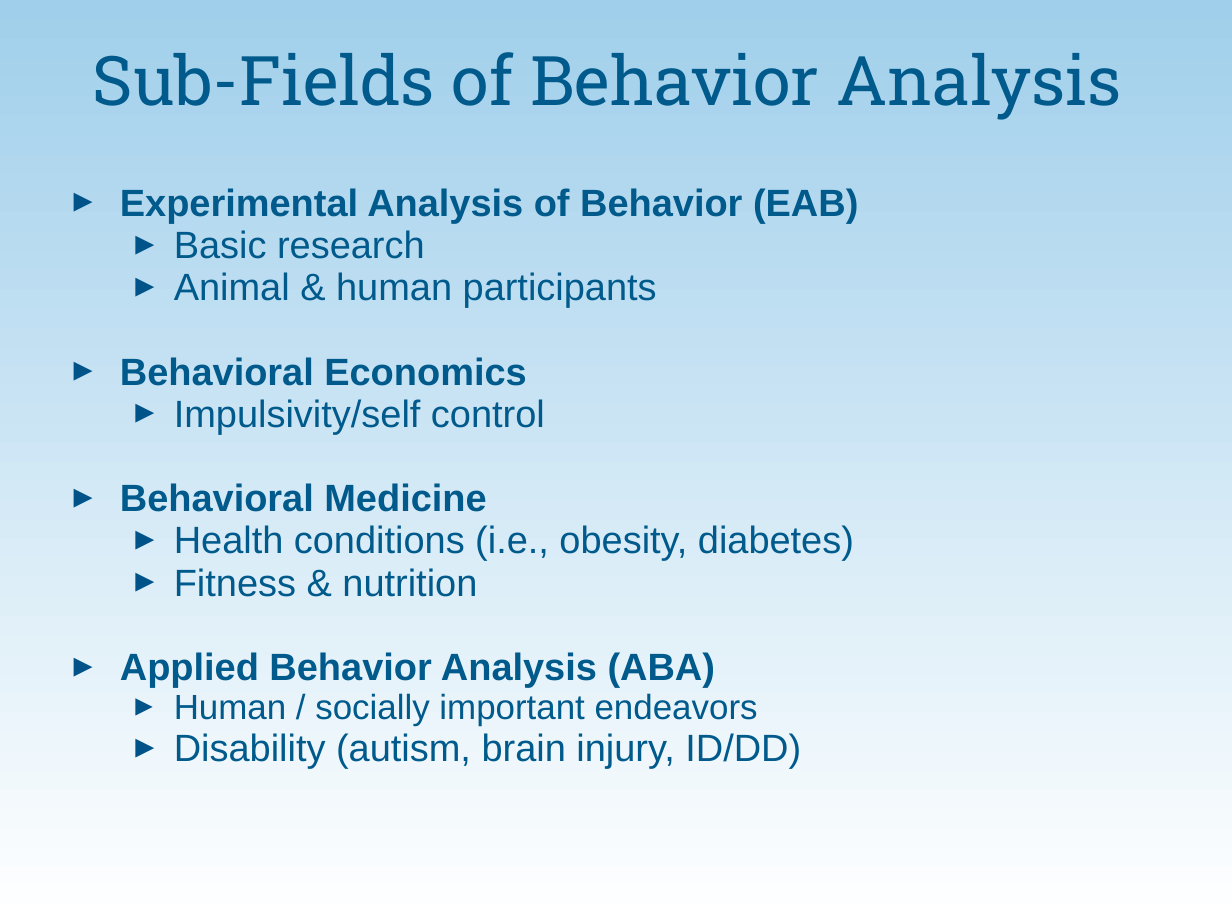
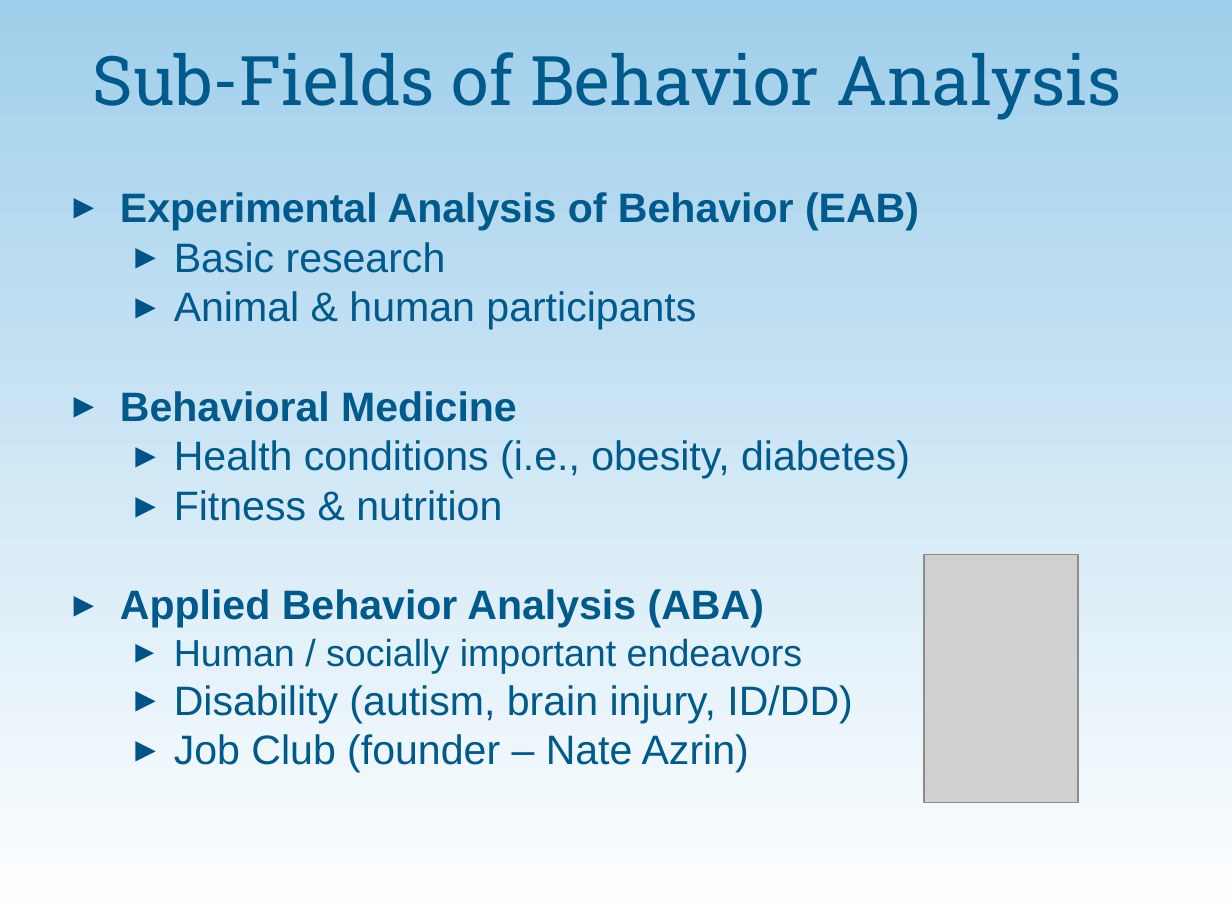
Before and after one commit to communityinclusion/vrsummit.org, a slide deck: slide 6 of assets/PP_Performance_Management_Behavioral_Perspective.ppt (slide 5 before the commit). Drawn at 1232x924 pixels with LibreOffice and Linux fonts; fonts in the diff are those of the drawing; grey boxes stand for pictures; background and template pictures are left out. Boxes give left, top, right and bottom in pixels: in the first picture for what was removed or moved away, otherwise in the second. Text is boxed around its words. In the diff, an @@ line names an element or a change of style, - is before the commit and + after.

```diff
--- a/assets/PP_Performance_Management_Behavioral_Perspective.ppt
+++ b/assets/PP_Performance_Management_Behavioral_Perspective.ppt
@@ text at bbox=[120, 192, 919, 723]: size 22.2 to 24 pt in "Experimental Analysis of Behavior (EAB)", "Basic research", "Animal & human participants", "Behavioral Medicine" and 4 more places; size 20.4 to 22 pt in "Human / socially important endeavors"; line spacing 0.7 to 0.8 @@
@@ text at bbox=[120, 357, 545, 434]: paragraphs removed @@
-▸ Behavioral Economics
-  ▸ Impulsivity/self control
@@ picture added at bbox=[924, 554, 1078, 802] @@
@@ text at bbox=[174, 734, 749, 773]: paragraph added @@
+  ▸ Job Club (founder – Nate Azrin)
```
Also in this commit, not shown: 12 other slides changed, 7 slides added.
